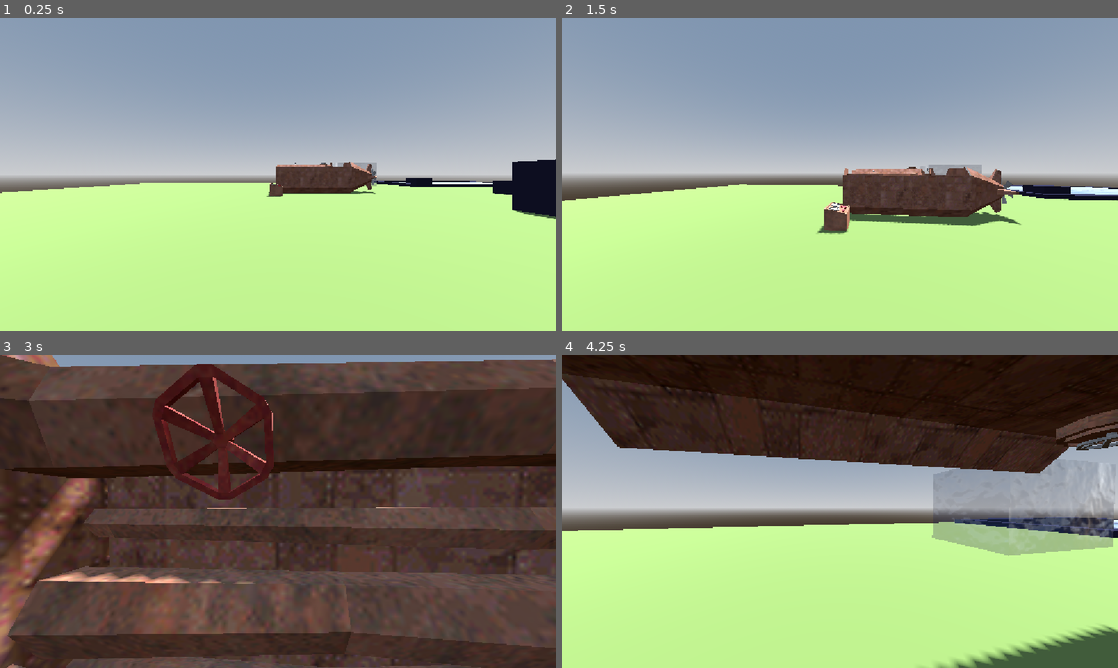
Above: before the commit, frames 1-4 (two rows, left to right).
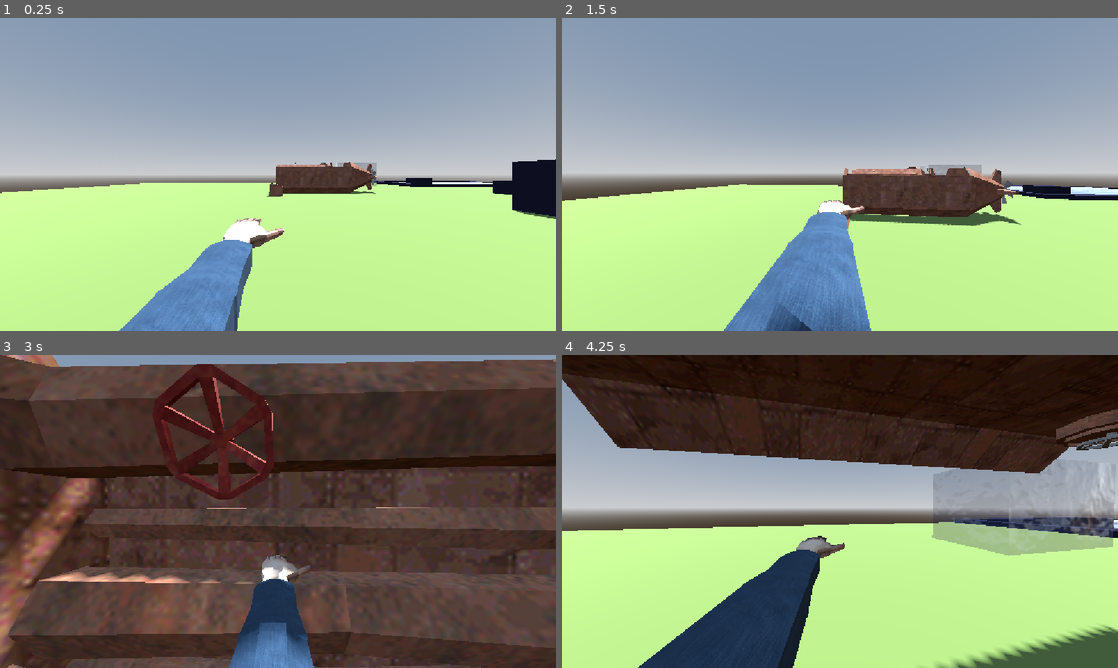
Above: after the commit, the same moments.

Repository: linkinmjs/submarine-tp
Game: Godot game, scene res://scenes/test/test_level.tscn
Same seed, same stepped clock (60 frames per second), same inputs: the game is played once before the commit and once after it.
Inputs (mouse positions are in pixels of both pictures, inside the frame that each line leads up to):
- Up to frame 1 (0.25 s): no input
- Up to frame 2 (1.5 s): move the mouse to (867, 174) at 0.52 s; hold Shift (sprint) 0.53-1.28 s; hold W (up) from 0.53 s (still down); tap Space (jump) at 0.77 s; move the mouse to (812, 174) at 1.27 s; tap Shift (sprint) at 1.35 s
- Up to frame 3 (3 s): keep holding W (up); tap Space (jump) at 1.52 s; move the mouse to (289, 505) at 2.02 s; hold Shift (sprint) 2.03-2.78 s; move the mouse to (272, 517) at 2.77 s; tap Shift (sprint) at 2.85 s
- Up to frame 4 (4.25 s): keep holding W (up); tap Space (jump) at 3.02, 3.77 s; move the mouse to (878, 514) at 3.52 s; hold Shift (sprint) from 3.53 s (still down)

The runs differ from the first frame. In frame 1, 4.6% of the frame differs, in the area x 21-52%, y 64-100%; in frame 2, 6.3%; in frame 3, 3.4%; in frame 4, 6.7%, in the area x 13-51%, y 57-100%.

Commit message:
Add arms without animations

Diff:
--- a/project.godot
+++ b/project.godot
@@ -19,6 +19,10 @@
 
 window/size/mode=2
 window/stretch/mode="canvas_items"
+
+[filesystem]
+
+import/blender/enabled=false
 
 [input]
 
--- a/scenes/player/player.tscn
+++ b/scenes/player/player.tscn
@@ -1,6 +1,7 @@
-[gd_scene load_steps=4 format=3 uid="uid://dhs31wl5368w3"]
+[gd_scene load_steps=5 format=3 uid="uid://dhs31wl5368w3"]
 
 [ext_resource type="Script" uid="uid://cqgta8fiv0ebj" path="res://scenes/player/player.gd" id="1_8afob"]
+[ext_resource type="PackedScene" uid="uid://dg8fc3twhmdwm" path="res://assets/Arms/Player_Arms.fbx" id="2_dovo2"]
 
 [sub_resource type="CapsuleMesh" id="CapsuleMesh_spoc0"]
 radius = 0.2
@@ -22,4 +23,7 @@
 [node name="Head" type="Node3D" parent="."]
 transform = Transform3D(1, 0, 0, 0, 1, 0, 0, 0, 1, 0, 1.5054641, 0)
 
+[node name="Player_Arms" parent="Head" instance=ExtResource("2_dovo2")]
+transform = Transform3D(0.2, 0, 0, 0, 0.2, 0, 0, 0, 0.2, -0.08238053, -0.2763865, 0.015141815)
+
 [node name="Camera3D" type="Camera3D" parent="Head"]
--- a/scenes/test/test_level.tscn
+++ b/scenes/test/test_level.tscn
@@ -169,19 +169,19 @@
 size = Vector3(14, 4.3135986, 10)
 material = SubResource("StandardMaterial3D_spoc0")
 
+[node name="WaterMaker3D" parent="Map" instance=ExtResource("3_fn47k")]
+transform = Transform3D(1, 0, 0, 0, 1, 0, 0, 0, 1, -3, 1, -25)
+size = Vector3(5, 3, 3)
+material = SubResource("StandardMaterial3D_aq6h5")
+fog_fade_dist = 16.811
+
+[node name="WaterMaker3D2" parent="Map" instance=ExtResource("3_fn47k")]
+transform = Transform3D(1, 0, 0, 0, 1, 0, 0, 0, 1, 10.864929, -2.3747559, -27.16919)
+size = Vector3(14.652222, 4.2504883, 10.370605)
+material = SubResource("StandardMaterial3D_rk3gu")
+
 [node name="psx_sub_complete" parent="." instance=ExtResource("1_spoc0")]
 transform = Transform3D(1, 0, 0, 0, 1, 0, 0, 0, 1, -13.3450165, -0.5, 1.1219845)
 
 [node name="CharacterBody3D" parent="." instance=ExtResource("1_euepx")]
 transform = Transform3D(1, 0, 0, 0, 1, 0, 0, 0, 1, -13.301914, -0.5319953, 2.4613476)
-
-[node name="WaterMaker3D" parent="." instance=ExtResource("3_fn47k")]
-transform = Transform3D(1, 0, 0, 0, 1, 0, 0, 0, 1, -3, 1, -25)
-size = Vector3(5, 3, 3)
-material = SubResource("StandardMaterial3D_aq6h5")
-fog_fade_dist = 16.811
-
-[node name="WaterMaker3D2" parent="." instance=ExtResource("3_fn47k")]
-transform = Transform3D(1, 0, 0, 0, 1, 0, 0, 0, 1, 10.864929, -2.3747559, -27.16919)
-size = Vector3(14.652222, 4.2504883, 10.370605)
-material = SubResource("StandardMaterial3D_rk3gu")
Binary file added: assets/Arms/PlayerArms.png
Not shown, added: assets/Arms/PlayerArms.png.import
Binary file added: assets/Arms/Player_Arms.fbx
Not shown, added: assets/Arms/Player_Arms.fbx.import
Not shown, added: assets/Arms/Player_Arms.blend
